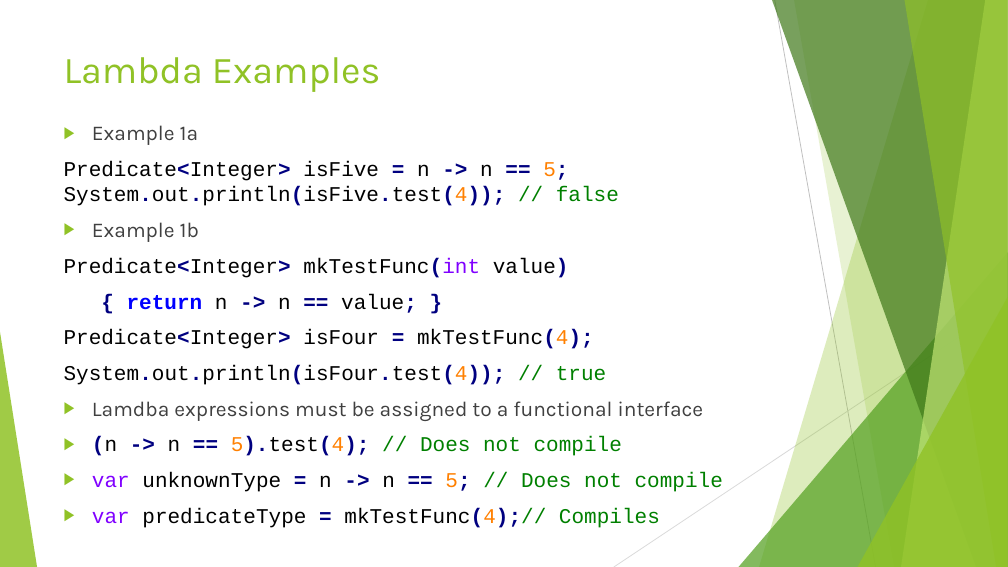
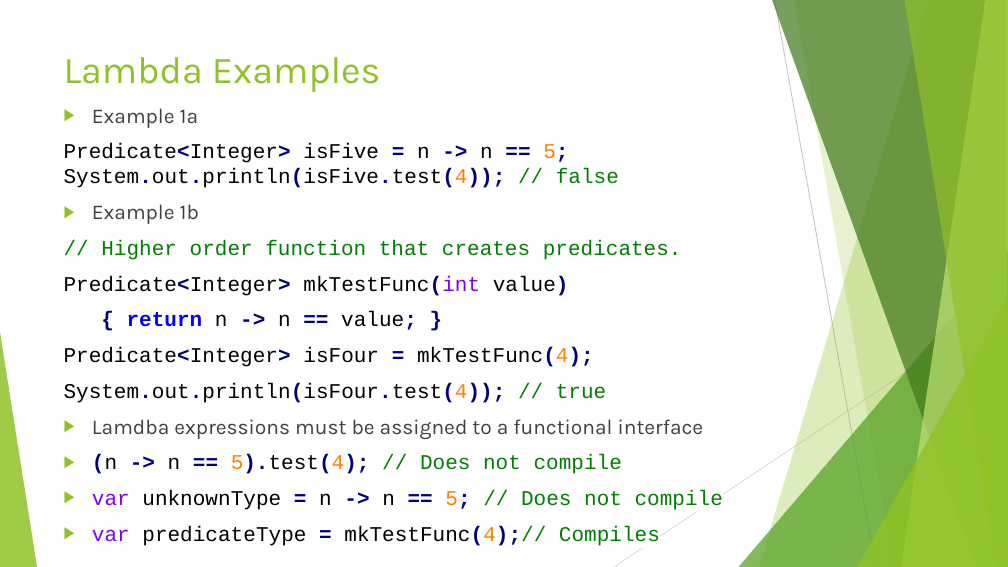
Before and after one commit to RichardRoda/2017-CodePaLOUsa-Lambda, a slide deck: slide 4 of Learning to Love the Lambda in the Stream.pptx. Drawn at 1008x567 pixels with LibreOffice and Linux fonts; fonts in the diff are those of the drawing. Boxes give left, top, right and bottom in pixels: in the first picture for what was removed or moved away, otherwise in the second. Text is boxed around its words. In the diff, an @@ line names an element or a change of style, - is before the commit and + after.

```diff
--- a/Learning to Love the Lambda in the Stream.pptx
+++ b/Learning to Love the Lambda in the Stream.pptx
@@ text "Example 1a": place and size @@
-text "Example 1a" at (64, 125, 723, 528)
+text "Example 1a" at (64, 108, 723, 546)
@@ text at (101, 240, 682, 260): paragraph added @@
+// Higher order function that creates predicates.
```
Also in this commit, not shown: 12 other slides changed, 3 slides added, 1 slide removed, 1 other file.
